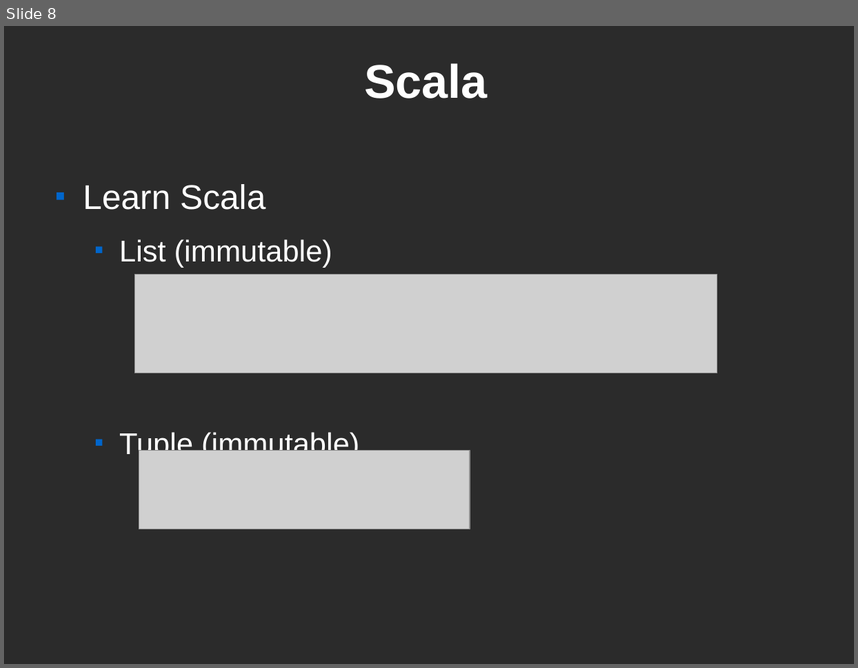
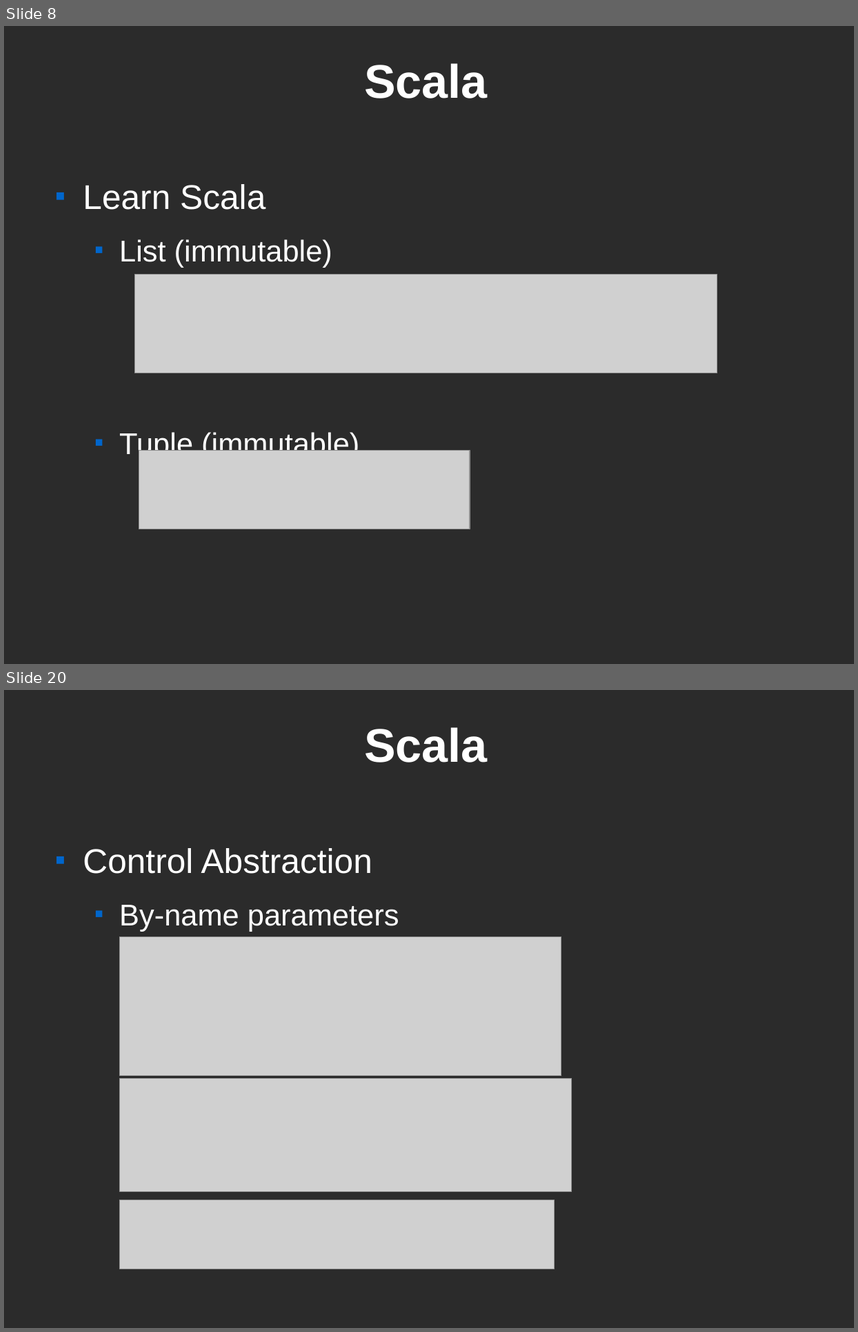
Before and after one commit to littlee1032/org-files, a slide deck: scala.odp. Shown one above the other, each under a label of ours: slide 8 before the commit, slides 8 and 20 after it; the slides between them are not shown. The pictures are 858x668 and 858x1332 pixels, drawn with LibreOffice and Linux fonts; fonts in the diff are those of the drawing; grey boxes stand for pictures; background and template pictures are left out; a plain dark background stands for a picture behind light text. Boxes give left, top, right and bottom in pixels: in the first picture for what was removed or moved away, otherwise in the second. Text is boxed around its words. In the diff, an @@ line names an element or a change of style, - is before the commit and + after.

Commit message:
scala.odp part 2

```diff
--- a/scala.odp
+++ b/scala.odp
@@ slide 20 added at [4, 690, 854, 1328], background picture (left out) @@
@@ title added at [364, 727, 487, 762], 44 pt, text #FFFFFF, bold @@
+Scala
@@ text added at [83, 848, 399, 931], 32 pt, text #FFFFFF @@
+■ Control Abstraction
+  ■ By-name parameters
@@ picture added at [120, 937, 562, 1076] @@
@@ picture added at [120, 1078, 572, 1192] @@
@@ picture added at [120, 1199, 555, 1268] @@
```
Also in this commit, not shown: 16 other slides added.
